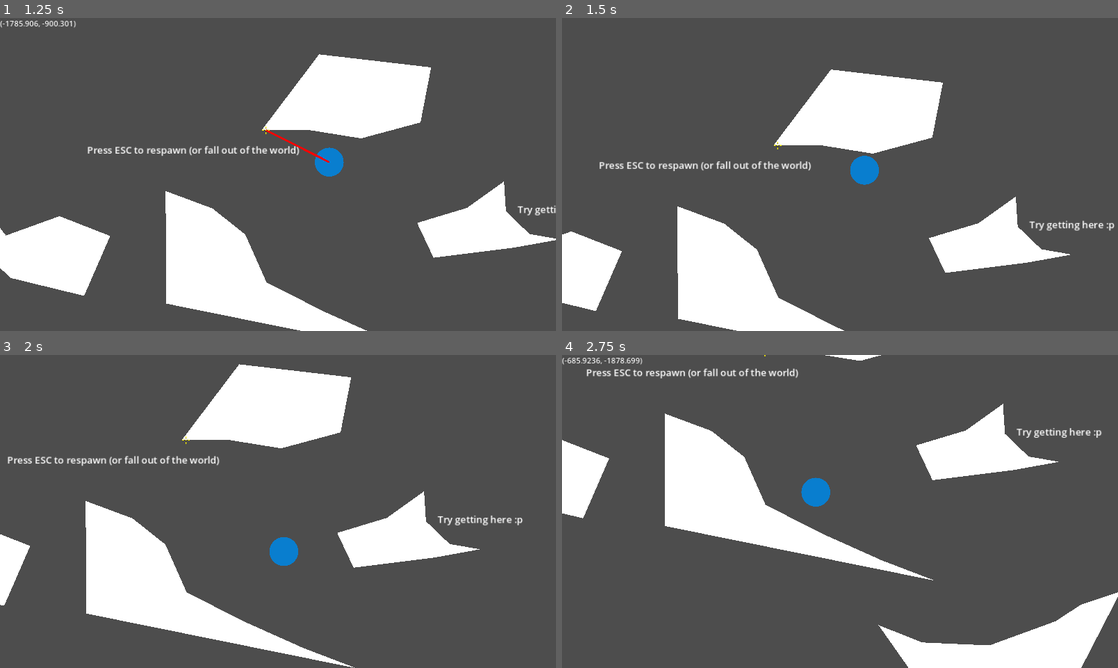
Above: before the commit, frames 1-4 (two rows, left to right).
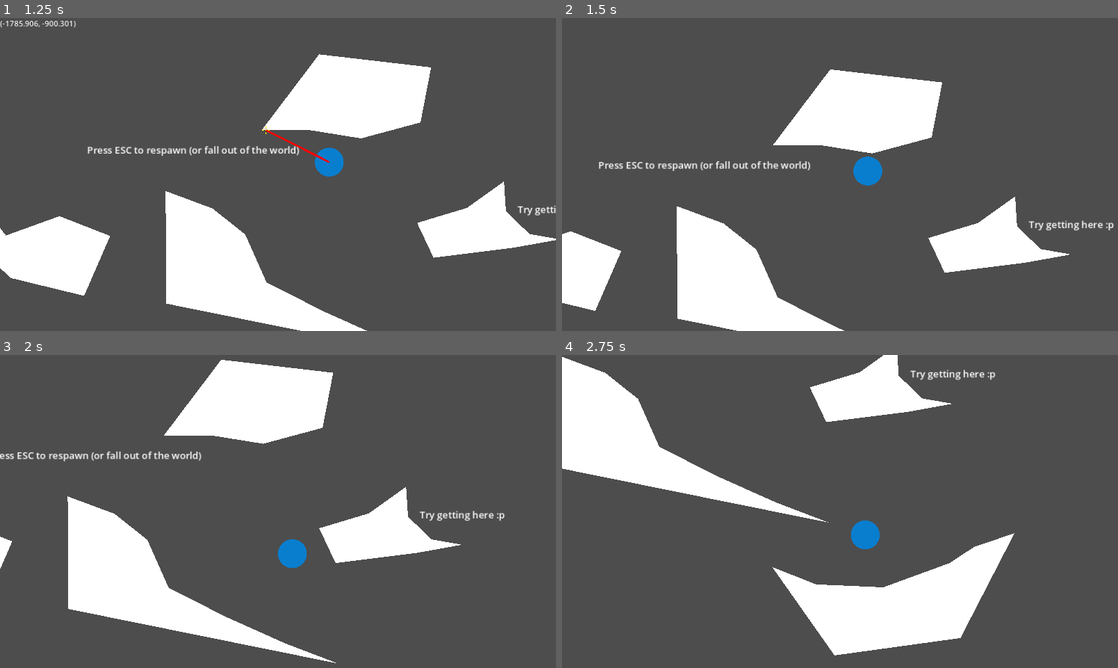
Above: after the commit, the same moments.

Repository: AV306/untitled-sphere-game
Game: Godot game, scene res://test.tscn
Same seed, same stepped clock (60 frames per second), same inputs: the game is played once before the commit and once after it.
Inputs (mouse positions are in pixels of both pictures, inside the frame that each line leads up to):
- Up to frame 1 (1.25 s): move the mouse to (400, 158) at 0.52 s; press the mouse at (400, 158) at 0.53 s
- Up to frame 2 (1.5 s): move the mouse to (728, 190) at 1.27 s; release the mouse at (728, 190) at 1.28 s; click (728, 190) at 1.35 s
- Up to frame 3 (2 s): no input
- Up to frame 4 (2.75 s): move the mouse to (895, 442) at 2.02 s; press the mouse at (895, 442) at 2.03 s

Frame 1 is identical in both runs. In frame 2, 1.0% of the frame differs, in the area x 0-100%, y 16-100%; in frame 3, 8.2%; in frame 4, 30%, in the area x 0-100%, y 0-100%.
Error before the commit: Invalid access to property or key 'position' on a base object of type 'Dictionary'. (res://Player/Scripts/player.gd:50)

Commit message:
Update player.gd

Diff:
--- a/Player/Scripts/player.gd
+++ b/Player/Scripts/player.gd
@@ -47,7 +47,7 @@
 		#queryParams.position = get_global_mouse_position();
 
 		var result = get_world_2d().direct_space_state.intersect_ray( queryParams );
-		if result.position != null:
+		if result.has( "position" ):
 			# Clicked within a valid object, target is valid
 			set_grapple_target( result.position );
 		else:
